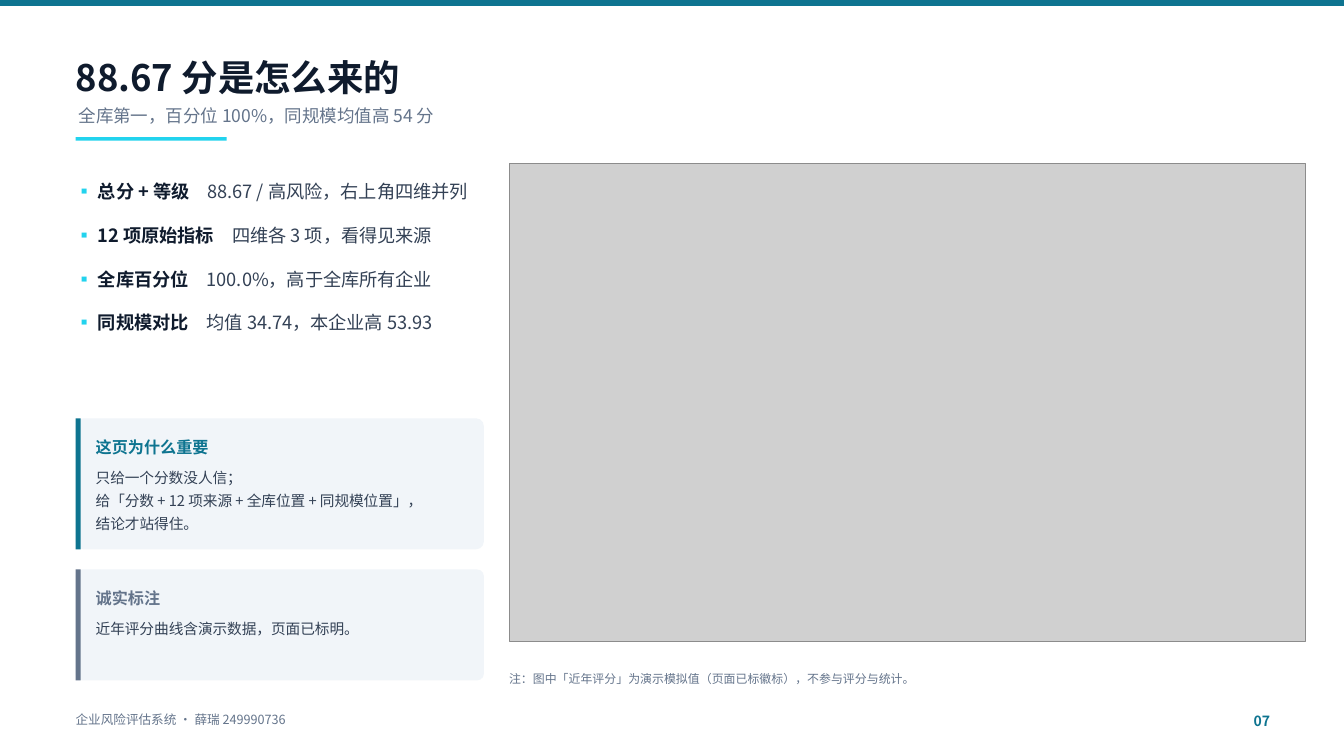
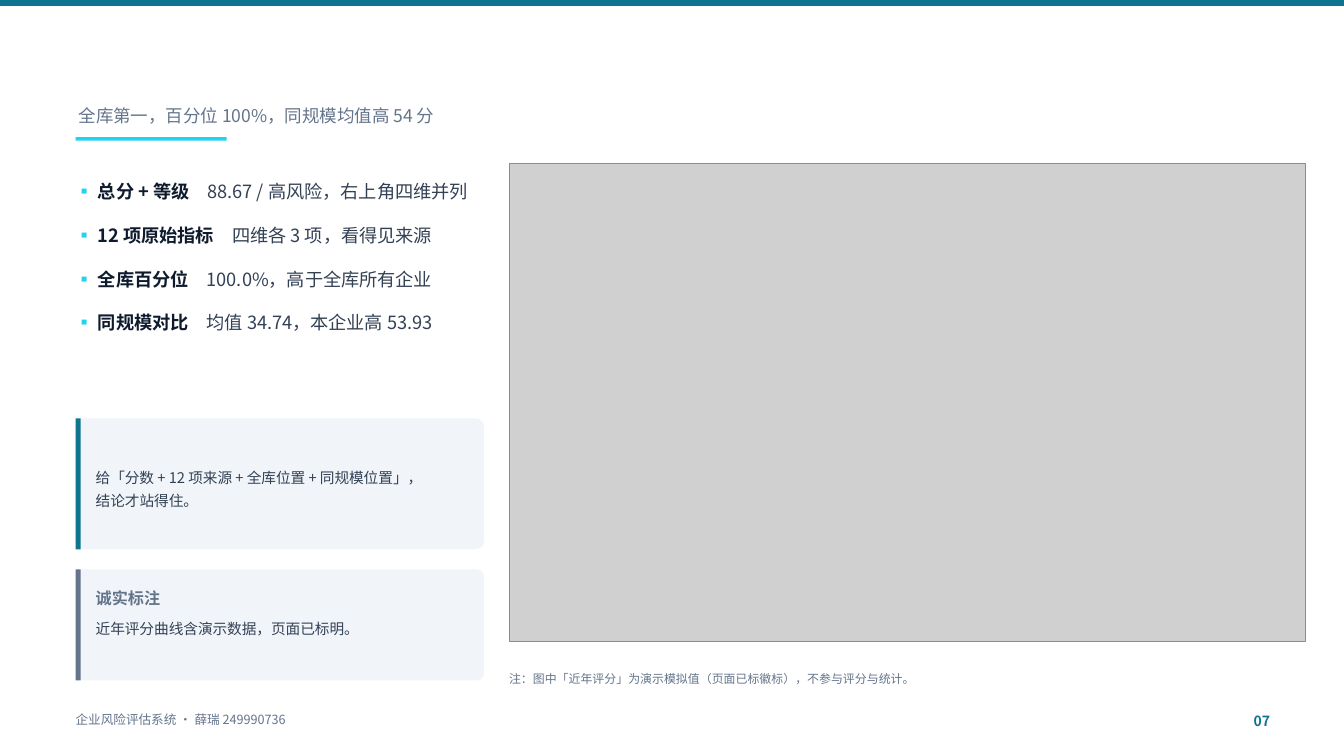
Before and after one commit to pythonlearnerX/enterprise-risk-assessment, a slide deck: slide 7 of 课次/项目17-答辩PPT/企业风险评估系统-答辩汇报-v3.pptx. Drawn at 1344x756 pixels with LibreOffice and Linux fonts; fonts in the diff are those of the drawing; grey boxes stand for pictures. Boxes give left, top, right and bottom in pixels: in the first picture for what was removed or moved away, otherwise in the second. Text is boxed around its words. In the diff, an @@ line names an element or a change of style, - is before the commit and + after.

```diff
--- a/课次/项目17-答辩PPT/企业风险评估系统-答辩汇报-v3.pptx
+++ b/课次/项目17-答辩PPT/企业风险评估系统-答辩汇报-v3.pptx
@@ text removed at (76,60,400,95) @@
-88.67 分是怎么来的
@@ text removed at (96,439,209,455) @@
-这页为什么重要
@@ text at (96,470,242,485): paragraph removed @@
-只给一个分数没人信；
```
Also in this commit, not shown: 12 other slides changed, 11 other files.
